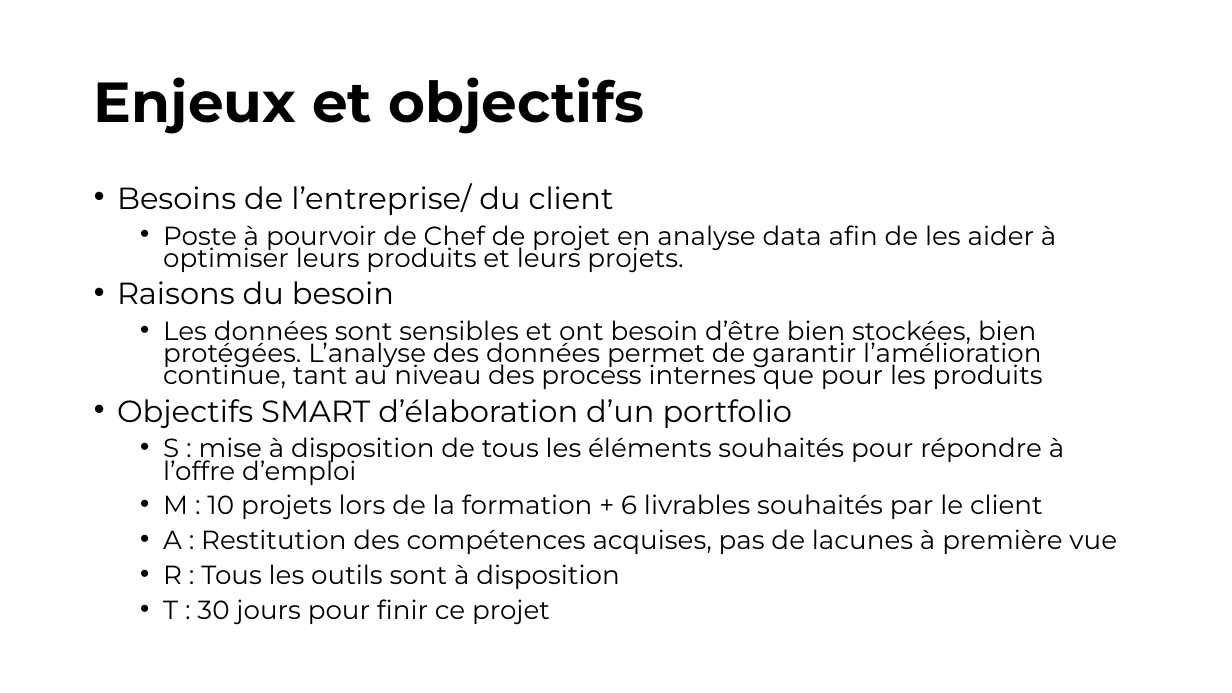
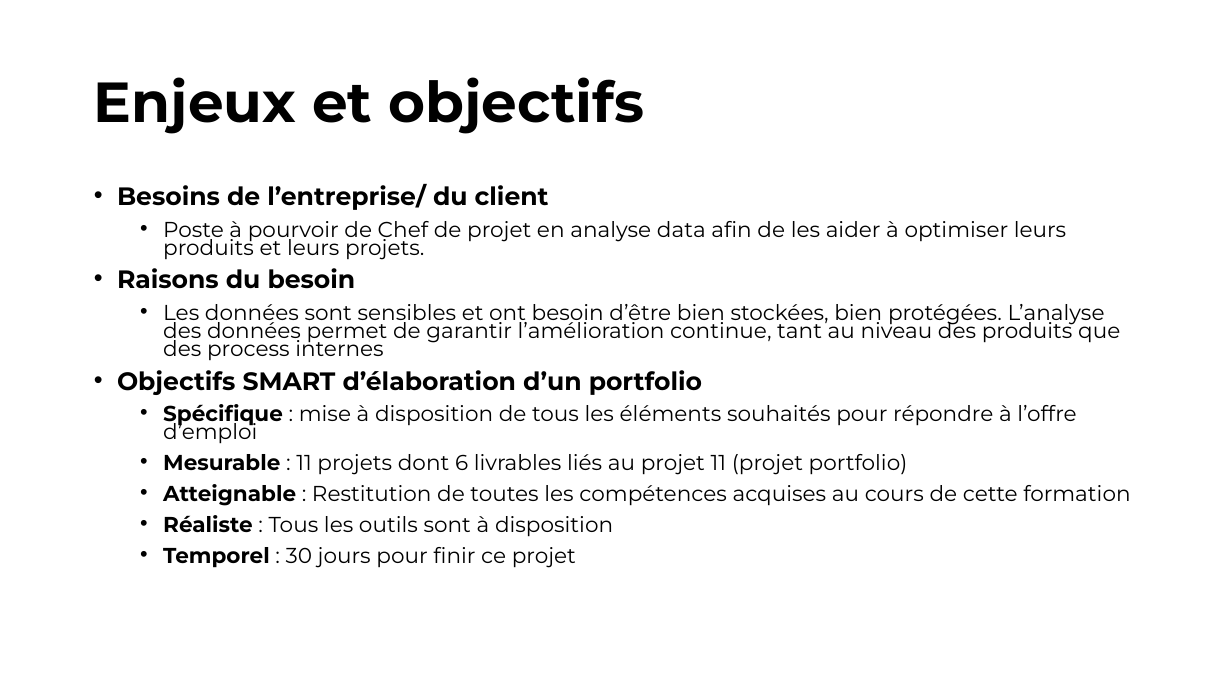
Before and after one commit to MarineM-git/Openclassrooms-BusinessIntelligenceAnalyst, a slide deck: slide 4 of Projet11/CahierDesCharges-fonctionnel.pptx. Drawn at 1232x693 pixels with LibreOffice and Linux fonts; fonts in the diff are those of the drawing. Boxes give left, top, right and bottom in pixels: in the first picture for what was removed or moved away, otherwise in the second. Text is boxed around its words. In the diff, an @@ line names an element or a change of style, - is before the commit and + after.

```diff
--- a/Projet11/CahierDesCharges-fonctionnel.pptx
+++ b/Projet11/CahierDesCharges-fonctionnel.pptx
@@ text at [117,184,1066,395]: size 23.8 to 19.6 pt, bold on in "Besoins de l’entreprise/ du client", "Raisons du besoin", "Objectifs SMART d’élaboration d’un portfolio"; size 20.4 to 16.8 pt in "Poste à pourvoir de Chef de projet ..." @@
@@ text at [163,304,1120,361]: text changed; size 20.4 to 16.8 pt @@
-  • Les données sont sensibles et ont besoin d’être bien stockées, bien protégées. L’analyse des données permet de garantir l’amélioration continue, tant au niveau des process internes que pour les produits
+  • Les données sont sensibles et ont besoin d’être bien stockées, bien protégées. L’analyse des données permet de garantir l’amélioration continue, tant au niveau des produits que des process internes
@@ text at [163,404,1130,568]: text changed; size 20.4 to 16.8 pt @@
-  • S : mise à disposition de tous les éléments souhaités pour répondre à l’offre d’emploi
-  • M : 10 projets lors de la formation + 6 livrables souhaités par le client
-  • A : Restitution des compétences acquises, pas de lacunes à première vue
-  • R : Tous les outils sont à disposition
-  • T : 30 jours pour finir ce projet
+  • Spécifique : mise à disposition de tous les éléments souhaités pour répondre à l’offre d’emploi
+  • Mesurable : 11 projets dont 6 livrables liés au projet 11 (projet portfolio)
+  • Atteignable : Restitution de toutes les compétences acquises au cours de cette formation
+  • Réaliste : Tous les outils sont à disposition
+  • Temporel : 30 jours pour finir ce projet
```
Also in this commit, not shown: 6 other slides changed.
